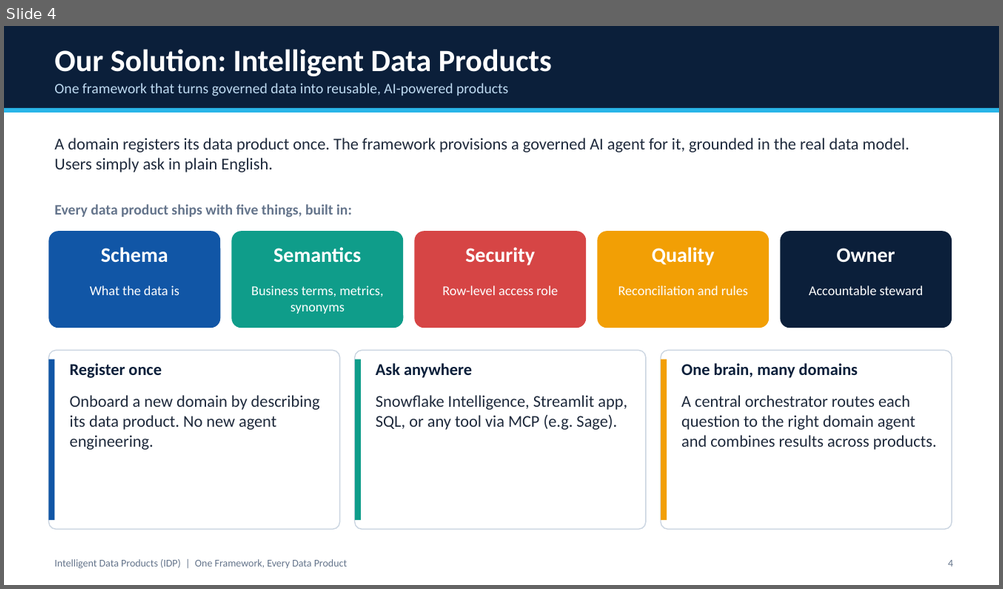
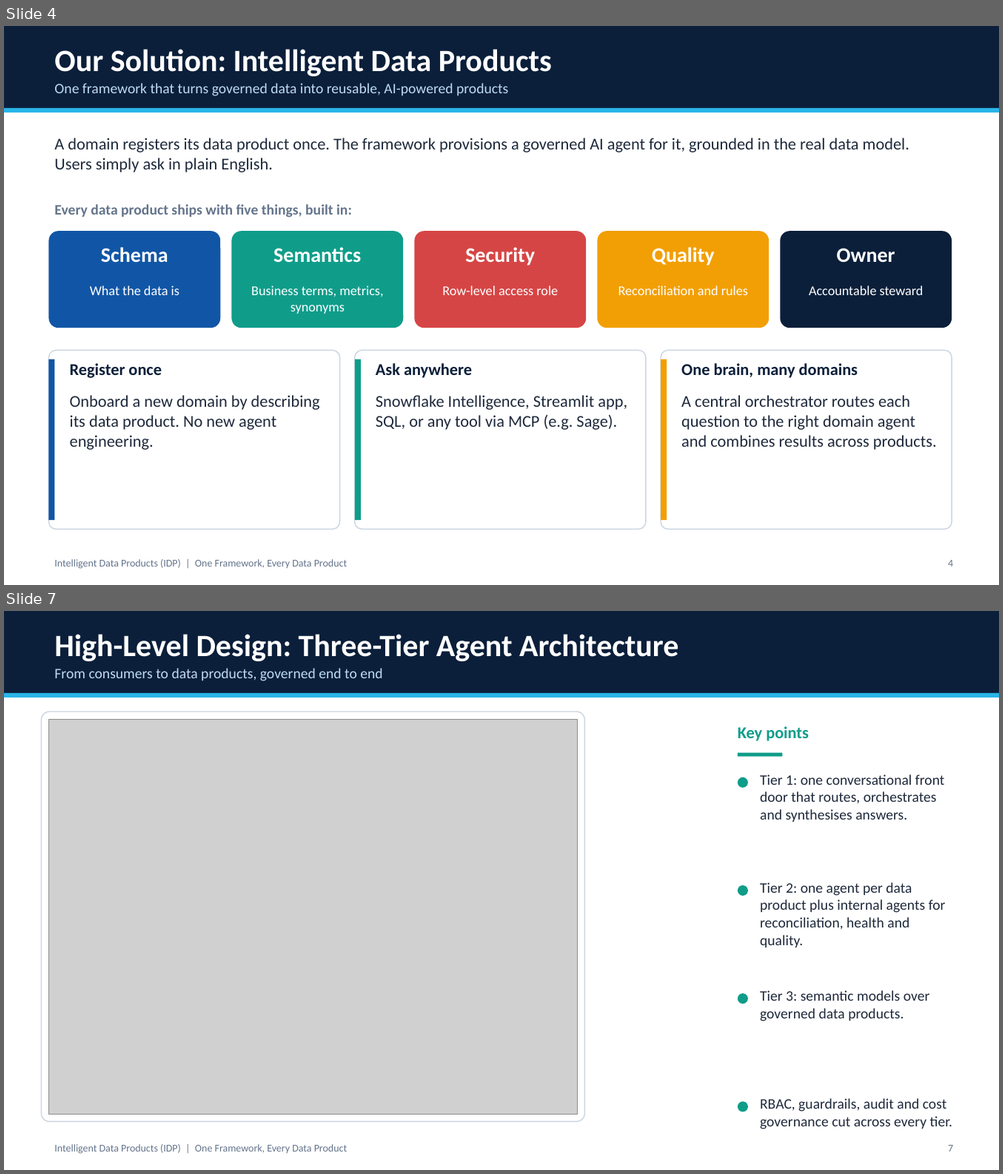
Before and after one commit to madhavank148/snowflake-healthcare-intelligence, a slide deck: presentation/Intelligent_Data_Products.pptx. Shown one above the other, each under a label of ours: slide 4 before the commit, slides 4 and 7 after it; the slides between them are not shown. The pictures are 1003x589 and 1003x1174 pixels, drawn with LibreOffice and Linux fonts; fonts in the diff are those of the drawing; grey boxes stand for pictures. Boxes give left, top, right and bottom in pixels: in the first picture for what was removed or moved away, otherwise in the second. Text is boxed around its words. In the diff, an @@ line names an element or a change of style, - is before the commit and + after.

```diff
--- a/presentation/Intelligent_Data_Products.pptx
+++ b/presentation/Intelligent_Data_Products.pptx
@@ slide 7 added at <box>4,611,999,1170</box>, background #FFFFFF @@
@@ rectangle added at <box>4,611,999,693</box>, fill #0B1F3A @@
@@ text added at <box>54,634,678,661</box>, 30 pt, text #FFFFFF, bold @@
+High-Level Design: Three-Tier Agent Architecture
@@ text added at <box>54,668,382,681</box>, 14 pt, text #BFDBF2 @@
+From consumers to data products, governed end to end
@@ rectangle added at <box>4,693,999,698</box>, fill #29B5E8 @@
@@ rounded rectangle added at <box>41,712,584,1122</box>, fill #FFFFFF, outline #CBD5E1 1 pt @@
@@ picture added at <box>48,719,577,1115</box> @@
@@ text added at <box>737,726,808,741</box>, 16 pt, text #0F9D8A, bold @@
+Key points
@@ rectangle added at <box>737,753,782,757</box>, fill #0F9D8A @@
@@ ellipse added at <box>737,777,748,788</box>, fill #0F9D8A @@
@@ text added at <box>760,775,945,822</box>, 14 pt, text #1E293B @@
+Tier 1: one conversational front door that routes, orchestrates and synthesises answers.
@@ ellipse added at <box>737,886,748,896</box>, fill #0F9D8A @@
@@ text added at <box>760,883,945,948</box>, 14 pt, text #1E293B @@
+Tier 2: one agent per data product plus internal agents for reconciliation, health and quality.
@@ ellipse added at <box>737,994,748,1004</box>, fill #0F9D8A @@
@@ text added at <box>760,991,930,1022</box>, 14 pt, text #1E293B @@
+Tier 3: semantic models over governed data products.
@@ text added at <box>760,1099,953,1130</box>, 14 pt, text #1E293B @@
+RBAC, guardrails, audit and cost governance cut across every tier.
@@ ellipse added at <box>737,1102,748,1113</box>, fill #0F9D8A @@
@@ text added at <box>54,1145,347,1154</box>, 10 pt, text #64748B @@
+Intelligent Data Products (IDP) | One Framework, Every Data Product
@@ text added at <box>948,1145,953,1152</box>, 10 pt, text #64748B @@
+7
```
Also in this commit, not shown: 5 slides changed, 2 other slides added, 1 slide removed, 3 other files.
